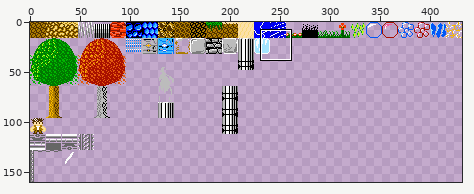
A sprite sheet gets an edit: src/main/resources/tiles1.png. The first picture is a wide view before the edit; the outline marks the close-up.
Close-up. Earlier state:
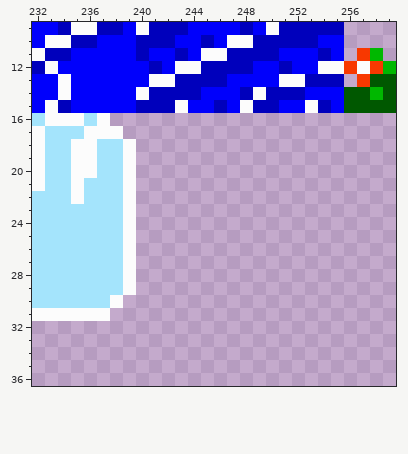
The file is 432x160 pixels. Colours within 5 levels of each other are drawn and written as one. Shown: x 232..259, y 9..36.
The result:
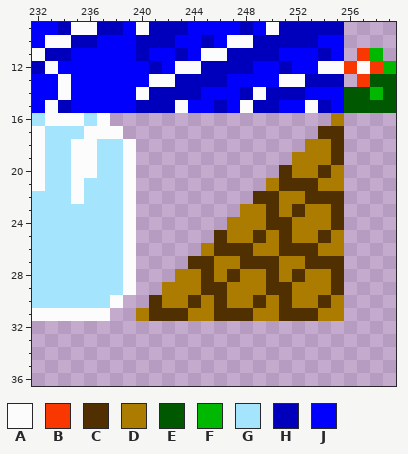
Palette (. is transparent): A #fcfcfc  B #f83800  C #503000  D #ac7c00  E #005800  F #00b800  G #a4e4fc  H #0000bc  J #0000fc
Difference:
Changed rows in their new state; - is an unchanged pixel.
first column x 240:
16 ---------------D
17 --------------CC
18 -------------DDC
19 ------------DDDC
20 -----------CDDCD
21 ----------DCCCDD
22 ---------CCDDCCC
23 --------DDCDCDDC
24 -------DDDCCDDDC
25 ------CDDCDCDDCD
26 -----DCCCDDCCCDD
27 ----CCDDCCCDDCCC
28 ---DDCDCDDCDCDDC
29 --DDDCCDDDCCDDDC
30 -CDDCDCDDCDCDDCD
31 DCCCDDCCCDDCCCDD
